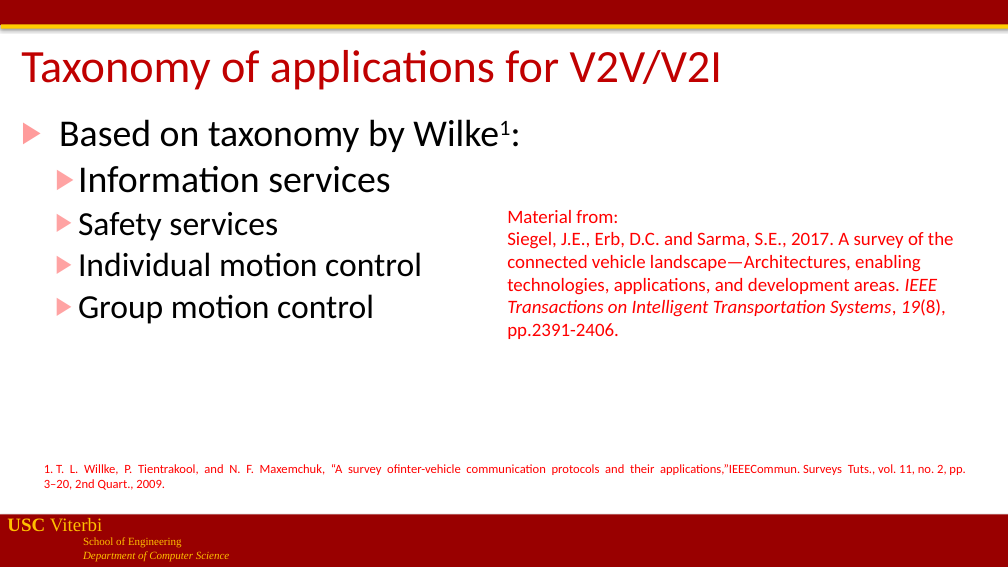
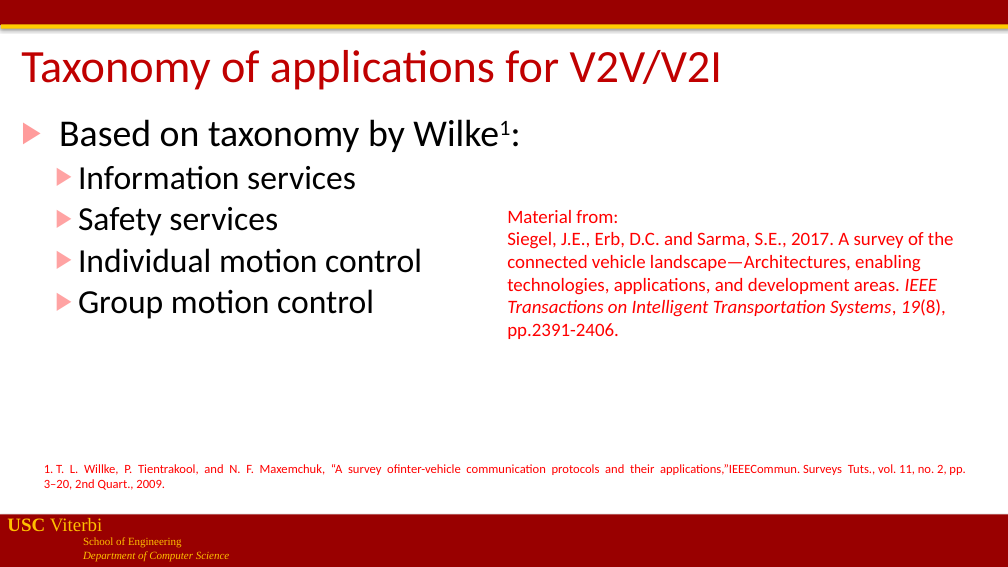
Before and after one commit to jdeshmukh/jdeshmukh.github.io, a slide deck: slide 16 of teaching/cs513slides/lecture13-communication-and-security.pptx. Drawn at 1008x567 pixels with LibreOffice and Linux fonts; fonts in the diff are those of the drawing; background and template pictures are left out. Boxes give left, top, right and bottom in pixels: in the first picture for what was removed or moved away, otherwise in the second. Text is boxed around its words. In the diff, an @@ line names an element or a change of style, - is before the commit and + after.

```diff
--- a/teaching/cs513slides/lecture13-communication-and-security.pptx
+++ b/teaching/cs513slides/lecture13-communication-and-security.pptx
@@ text at (x1=78, y1=165, x2=356, y2=190): size 36 to 32 pt in "Information services" @@
```
Also in this commit, not shown: 28 other slides changed, 2 other files.
